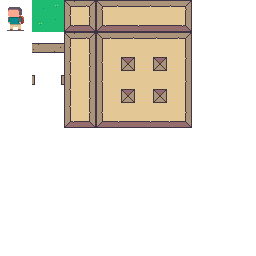
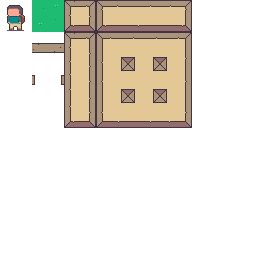
The second w=256, h=256 image is a revision of the first. Changes to its layers:
removed group "Player" (1st of 2) (2 layers) over [7, 6, 25, 30]
renamed "Outline" to "Player", moved it out of group "Player", painted on it over [7, 5, 25, 30]
removed layer "Player" (2nd of 2, in "Player") from group "Player" over [7, 7, 24, 30]
